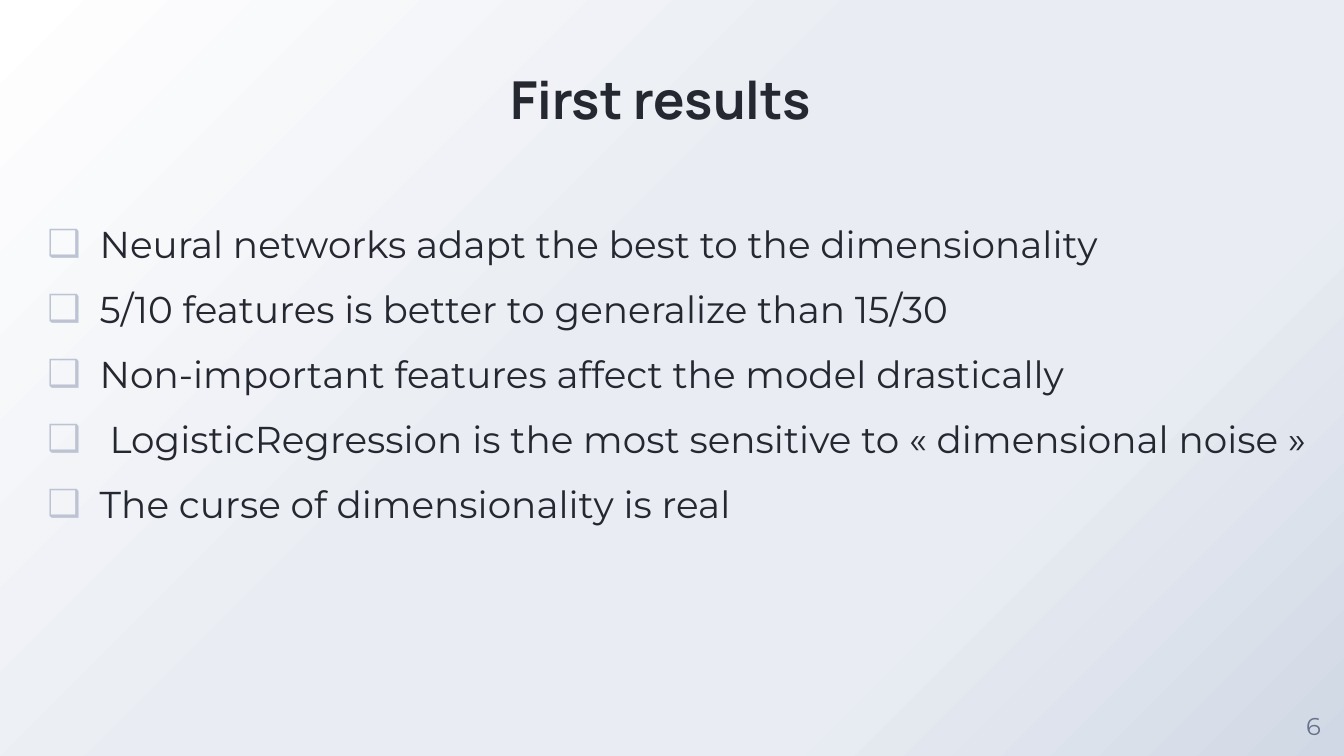
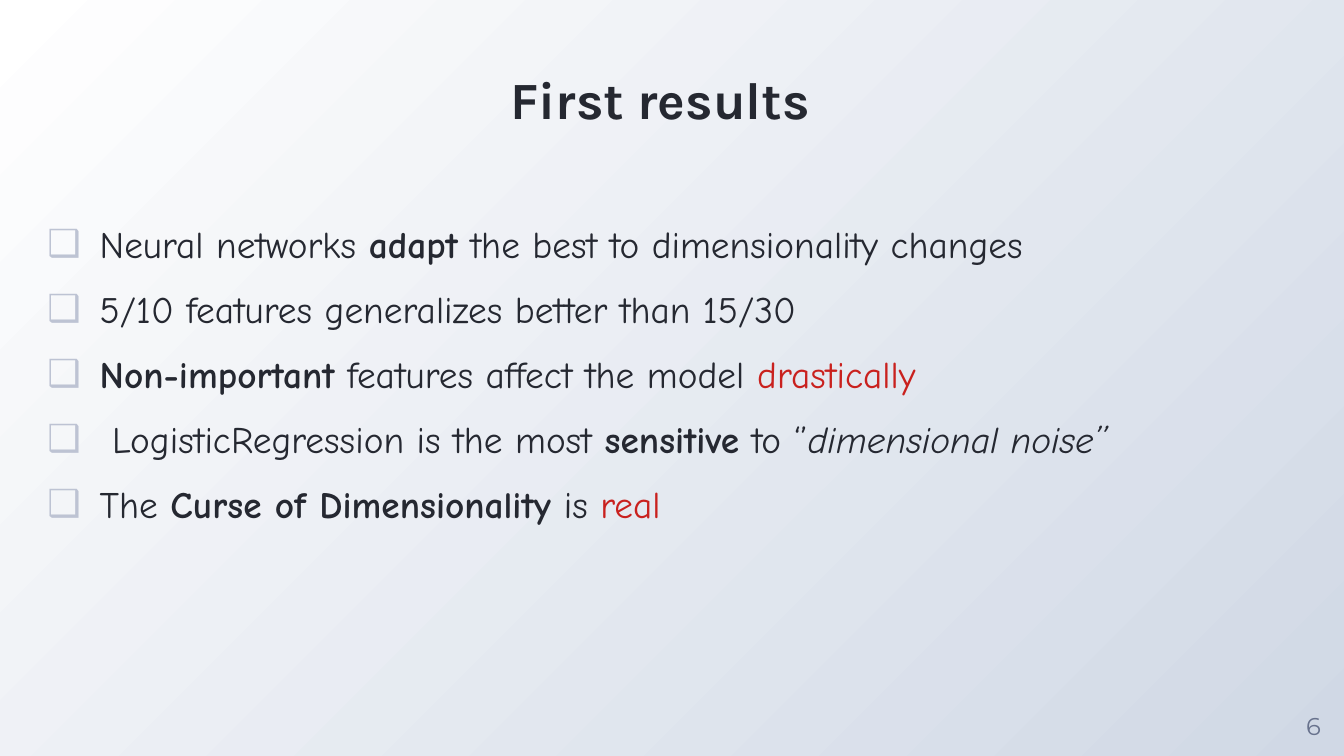
Before and after one commit to whalit/SFML-Project, a slide deck: slide 6 of PPT presentation.pptx. Drawn at 1344x756 pixels with LibreOffice and Linux fonts; fonts in the diff are those of the drawing; background and template pictures are left out. Boxes give left, top, right and bottom in pixels: in the first picture for what was removed or moved away, otherwise in the second. Text is boxed around its words. In the diff, an @@ line names an element or a change of style, - is before the commit and + after.

```diff
--- a/PPT presentation.pptx
+++ b/PPT presentation.pptx
@@ background gradient #FFFFFF to #E9EDF3 to #D0D8E5 to gradient #D0D8E5 to #FFFFFF @@
@@ text "First results" at (510,82,809,120): font Manrope to Karla @@
@@ text at (100,232,1023,330): text changed; font Montserrat to Comic Neue @@
-❑ Neural networks adapt the best to the dimensionality
-❑ 5/10 features is better to generalize than 15/30
+❑ Neural networks adapt the best to dimensionality changes
+❑ 5/10 features generalizes better than 15/30
@@ text at (100,362,915,396): font Montserrat to Comic Neue in "Non-important features affect the model drastically"; text colour #252831 to #C9211E in "drastically"; bold on in "Non-important" @@
@@ text at (100,425,1107,525): text changed; font Montserrat to Comic Neue @@
-❑ LogisticRegression is the most sensitive to « dimensional noise »
-❑ The curse of dimensionality is real
+❑ LogisticRegression is the most sensitive to ‘’dimensional noise’’
+❑ The Curse of Dimensionality is real
```
Also in this commit, not shown: 21 other slides changed.
